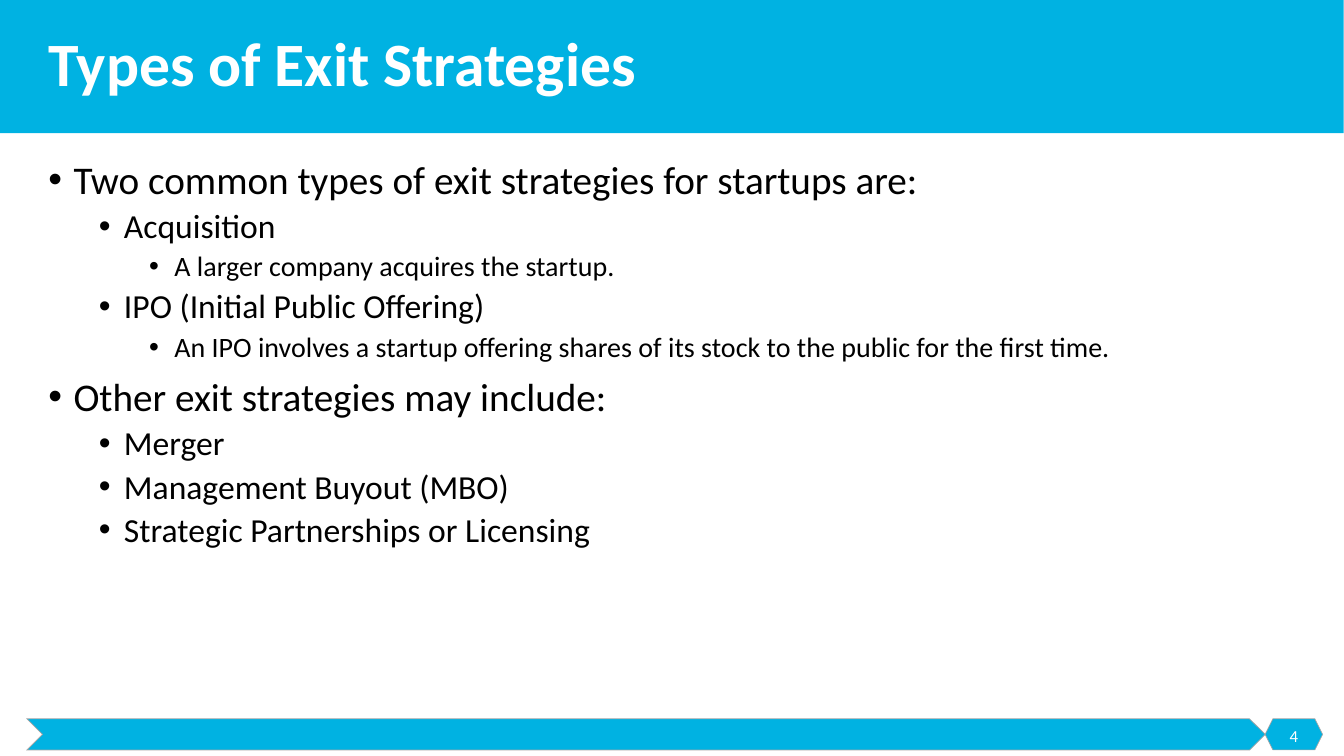
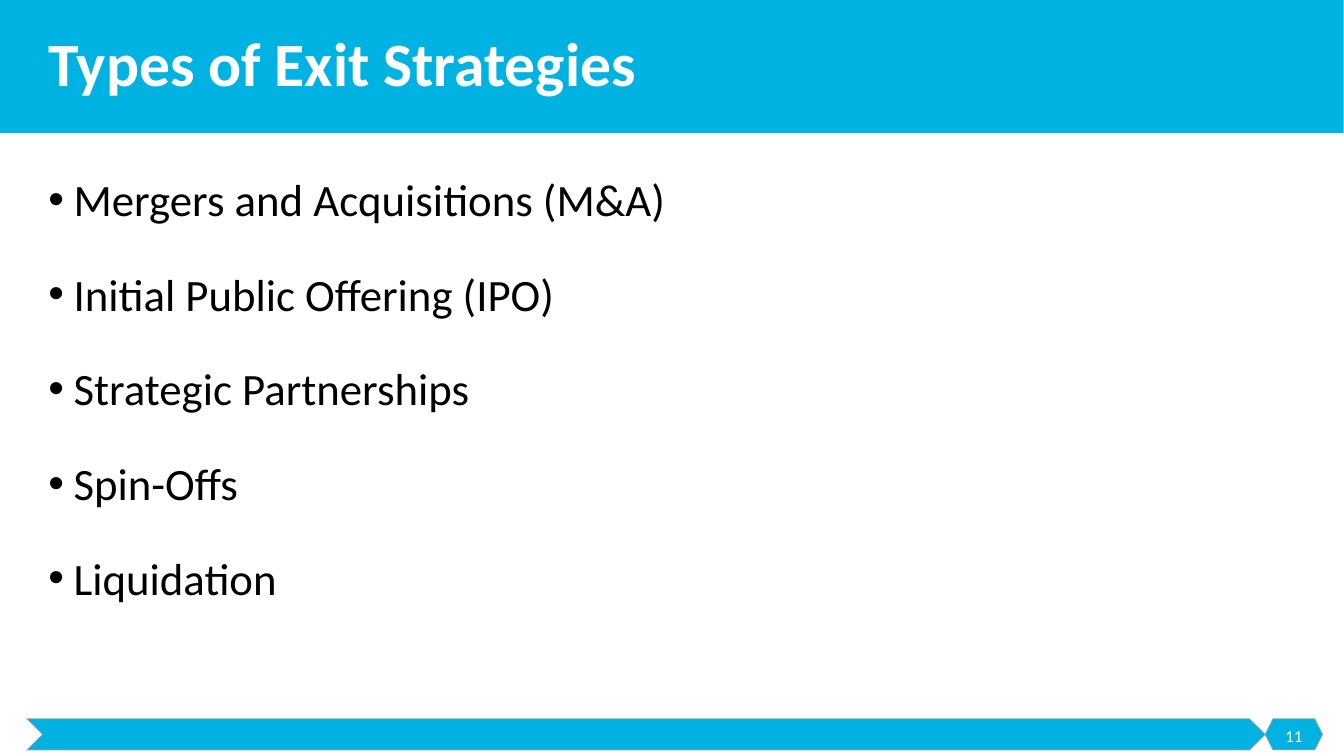
Before and after one commit to malenezi/malenezi, a slide deck: slide 11 of SE495/Lectures/8-Exit Strategies/Exit Strategies.pptx (slide 4 before the commit). Drawn at 1344x756 pixels with LibreOffice and Linux fonts; fonts in the diff are those of the drawing. Boxes give left, top, right and bottom in pixels: in the first picture for what was removed or moved away, otherwise in the second. Text is boxed around its words. In the diff, an @@ line names an element or a change of style, - is before the commit and + after.

```diff
--- a/SE495/Lectures/8-Exit Strategies/Exit Strategies.pptx
+++ b/SE495/Lectures/8-Exit Strategies/Exit Strategies.pptx
@@ text at bbox=[74, 183, 665, 603]: text changed; size 20 to 32 pt @@
-• Two common types of exit strategies for startups are:
-  • Acquisition
-    • A larger company acquires the startup.
-  • IPO (Initial Public Offering)
-    • An IPO involves a startup offering shares of its stock to the public for the first time.
-• Other exit strategies may include:
-  • Merger
-  • Management Buyout (MBO)
-  • Strategic Partnerships or Licensing
+• Mergers and Acquisitions (M&A)
+• Initial Public Offering (IPO)
+• Strategic Partnerships
+• Spin-Offs
+• Liquidation
@@ page number at bbox=[1285, 731, 1302, 742]: text changed @@
-4
+11
```
Also in this commit, not shown: 2 other slides changed, 40 slides added, 5 other files.
